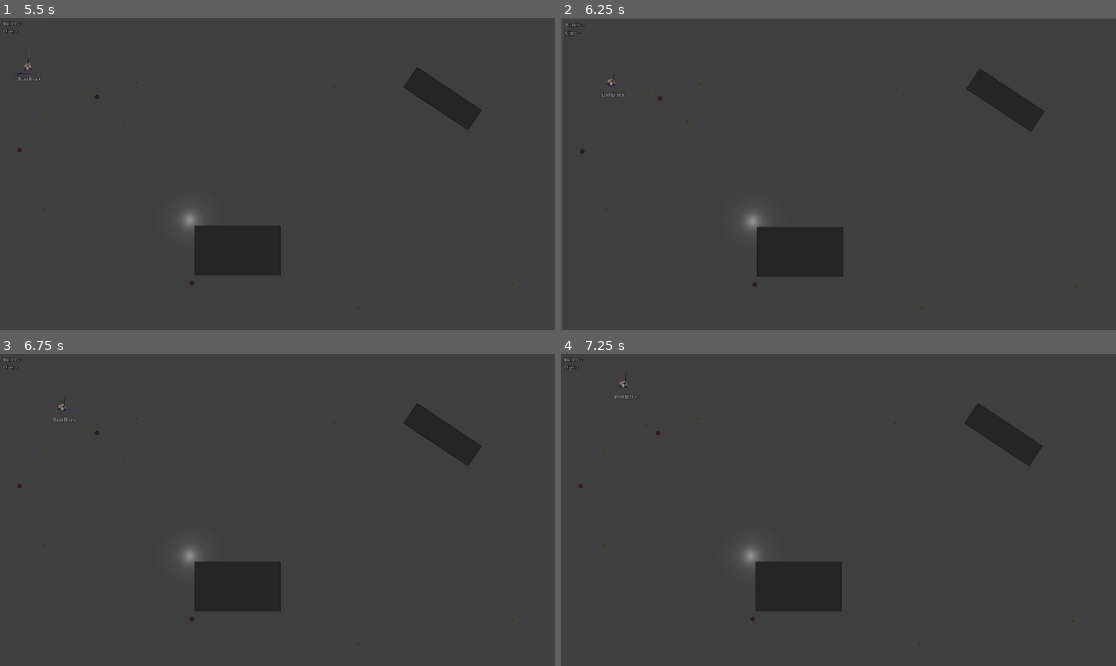
Above: before the commit, frames 1-4 (two rows, left to right).
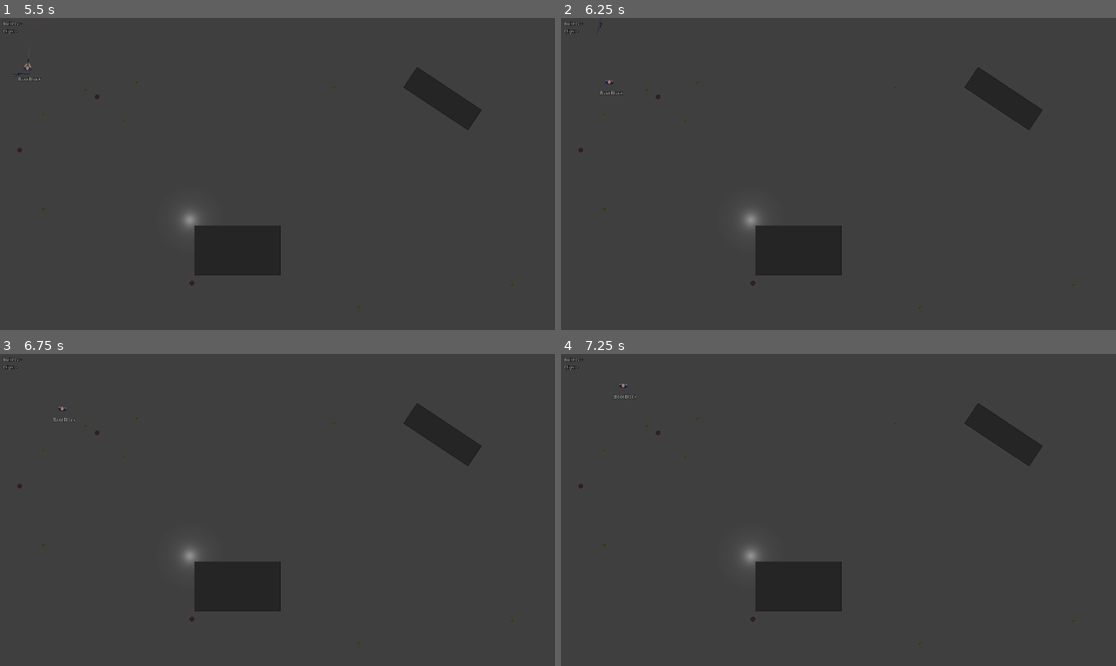
Above: after the commit, the same moments.

Repository: BootBlock/GD-Topdown
Game: Godot game, scene res://Stages/Main.tscn
Two runs of this game, one before a commit and one after it. Both use one fixed random seed, a clock stepped at 60 frames per second and the inputs below. Sound files missing from this copy of the repository are replaced by a short silence.
Inputs:
- Up to frame 1 (5.5 s): tap Enter at 0.5 s; hold D (move_right) 0.53-1.28 s; tap Space (primary_attack) at 0.6, 1.25, 1.55, 2.3, 3.05, 3.8, 4.35, 5.3 s; hold S (move_down) 1.28-2.03 s; tap Down (aim_down) at 1.35 s; hold D (move_right) 2.03-2.78 s; tap Left (aim_left) at 2.1 s; hold W (move_up) 2.78-3.53 s; tap Right (aim_right) at 2.85 s; hold A (move_left) 3.53-5.03 s; tap Up (aim_up) at 3.6 s; tap R (reload) at 4.15 s; tap F11 (fullscreen_toggle, bound only after the commit) at 4.9 s; hold S (move_down) from 5.03 s (still down); tap Ctrl (secondary_attack) at 5.1 s
- Up to frame 2 (6.25 s): release S (move_down) at 5.78 s; hold D (move_right) from 5.78 s (still down); tap E (switch_item_next) at 5.85 s; tap Space (primary_attack) at 6.05 s
- Up to frame 3 (6.75 s): release D (move_right) at 6.53 s; hold W (move_up) from 6.53 s (still down); tap Q (switch_item_prev) at 6.6 s
- Up to frame 4 (7.25 s): keep holding W (move_up); tap Space (primary_attack) at 6.8 s

Frame 1 is identical in both runs. In frame 2, 0.5% of the frame differs, in the area x 0-94%, y 0-94%; in frame 3, less than 0.1%; in frame 4, less than 0.1%.

Commit message:
Add item throwing
Added: Item throwing,
Other: Eliminated all debugger errors and warnings.

Diff:
--- a/Items/Environment/EnvironmentItem.gd
+++ b/Items/Environment/EnvironmentItem.gd
@@ -18,13 +18,13 @@
 ## The item needs to become destroyed.
 signal destroying()
 
-# Called when the node enters the scene tree for the first time.
-func _ready() -> void:
-	pass # Replace with function body.
+## Called when the node enters the scene tree for the first time.
+#func _ready() -> void:
+#	pass # Replace with function body.
 
-# Called every frame. 'delta' is the elapsed time since the previous frame.
-func _process(delta: float) -> void:
-	pass
+## Called every frame. 'delta' is the elapsed time since the previous frame.
+#func _process(delta: float) -> void:
+#	pass
 
 func hit(value: int) -> void:
 	self.health -= value
--- a/Items/Environment/ExplosiveBarrel/ExplosiveBarrel.gd
+++ b/Items/Environment/ExplosiveBarrel/ExplosiveBarrel.gd
@@ -7,7 +7,7 @@
 @onready var animation_player: AnimationPlayer = $AnimationPlayer
 
 # The barrel has been hit.
-func _on_got_hit(damage) -> void:
+func _on_got_hit(_damage) -> void:
 	self.animation_player.play("hit")
 
 # The barrel has received the signal to be destroyed.
--- a/Items/Item.gd
+++ b/Items/Item.gd
@@ -1,20 +1,74 @@
 class_name Item extends Node2D
 
-## If true, debug information relating to the Item will be printed to the output if debug() is used.
+## The item has been thrown by the specified Player.
+signal item_thrown(player: Player)
+
+## If true, debug information relating to the Item will be printed to the output if debug() is called.
 @export var debug_output := false
+
+## The image that represents the item within the world or displayed in the HUD.
+@export var world_image: Texture2D
 
 ## Determines the stance the item places the player into.
 @export var stance: Player.stances
+
+@onready var pickup_scene = preload("res://Items/Pickups/Pickup.tscn")
+
+## Gets the Player that owns this instance.
+var player: Player
 
 # Called when the node enters the scene tree for the first time.
 func _ready() -> void:
 	pass # Replace with function body.
 
 # Called every frame. 'delta' is the elapsed time since the previous frame.
-func _process(delta: float) -> void:
+func _process(_delta: float) -> void:
 	pass
+
+## Drops the item to the ground.
+func drop() -> void:
+	print("Item.drop()")
+
+## Throws the item.
+func throw() -> void:
+	print("Item.throw()")
+	var pickup = self._create_pickup_for_item()
+
+	# Add the player to the ignore list so they don't pick the pickup up (!) as it's being dropped.
+	pickup.ignore_player = self.player
+
+	# Add the new pickup to the current stage.
+	GameState.main_scene.current_stage.add_child(pickup)
+
+	# Pickup node needs to have been added to the scene for the sprite property to be available so we can update it.
+	pickup.sprite.texture = self.world_image
+
+	# Throw the item in the player's direction and add a bit of random rotation to it.
+	pickup.apply_central_impulse(Vector2.RIGHT.rotated(self.player.rotation).normalized() * 1000)
+	pickup.angular_velocity = randi_range(1, 12)
+
+	self.player.remove_active_item()
+
+	# Notify any subscribers that the item has just been thrown.
+	self.item_thrown.emit(self.player)
+
+	# Wait for 300ms before allowing the player to pick the item back up (prevents insta-pickup upon a throw).
+	get_tree().create_timer(0.3).timeout.connect(func(): pickup.ignore_player = null)
+
+## Repackage an existing item into a Pickup that can be dropped on the battlefield and picked up another time.
+func _create_pickup_for_item() -> Pickup:
+	var pickup = self.pickup_scene.instantiate() as Pickup
+
+	pickup.item = self
+	pickup.position = self.player.position
+
+	return pickup
 
 ## Prints debugging information to the output if debug_output is set to true; otherwise, output is suppressed.
 func debug(data) -> void:
 	if self.debug_output:
 		print(str(data))
+
+
+func _on_cleared_ignored_player_timer_timeout() -> void:
+	print("CLEARED!")
--- a/Items/Pickups/Pickup.gd
+++ b/Items/Pickups/Pickup.gd
@@ -1,27 +1,48 @@
 # Pickup.gd
-class_name Pickup extends Node2D
+class_name Pickup extends RigidBody2D
 
 # Can't get the Item class to work, so using a PackedScene for now.
 ## The backing Item that the pickup represents; when obtained, this is what the Player will be given.
-@export var item: PackedScene
+@export var item_packedscene: PackedScene
+
+## Only works via code (e.g. creating a new instance of a Pickup from an existing Item).
+@export var item: Item
 
 ## The sound effect to play when the item is picked up.
 @export var pickup_sound: AudioStream
 
+## Don't allow pick-up by this player; used when dropping an item on the
+## ground so that the player doesn't immediately pick it up again.
+## The Player is then removed on a short timer so they can eventually pick the item up again.
+var ignore_player: Player
+
+var sprite: Sprite2D
+
 # Called when the node enters the scene tree for the first time.
 func _ready() -> void:
+	self.sprite = self.get_node("Sprite2D")
 	pass # Replace with function body.
 
-# Called every frame. 'delta' is the elapsed time since the previous frame.
-func _process(_delta: float) -> void:
-	pass
+## Called every frame. 'delta' is the elapsed time since the previous frame.
+#func _process(_delta: float) -> void:
+#	pass
 
 # Someone ran over the pickup.
 func _on_pickup_area_2d_area_entered(area: Area2D) -> void:
 	print(area.owner.name + " ran over the pickup.")
 
-	if area.owner is Player:
-		area.owner.give(self)
+	if not area.owner is Player:
+		return
+
+	# Typically used to prevent a Player from picking up an item that they're in the process of throwing.
+	if self.ignore_player == area.owner:
+		return
+
+	area.owner.give(self)
+
+	# Prevent the player from being unable to walk over the pickup.
+	if !self.get_collision_exceptions().has(area.owner):					# Surely layers/masks can do this? Can't seem to get it working, if so!
+		self.add_collision_exception_with(area.owner)
 
 	var tween = get_tree().create_tween()
 	tween.tween_property($Sprite2D, "modulate:a", 0.0, 0.5).set_ease(Tween.EASE_OUT)
--- a/Items/Pickups/Pickup.tscn
+++ b/Items/Pickups/Pickup.tscn
@@ -1,20 +1,38 @@
-[gd_scene load_steps=3 format=3 uid="uid://cgnmnbh5kq1b0"]
+[gd_scene load_steps=5 format=3 uid="uid://cgnmnbh5kq1b0"]
 
 [ext_resource type="Script" path="res://Items/Pickups/Pickup.gd" id="1_3k4pd"]
+
+[sub_resource type="PhysicsMaterial" id="PhysicsMaterial_xjxsd"]
+rough = true
+bounce = 0.25
+
+[sub_resource type="RectangleShape2D" id="RectangleShape2D_xju4n"]
+size = Vector2(59, 13)
 
 [sub_resource type="RectangleShape2D" id="RectangleShape2D_xjrct"]
 size = Vector2(61, 15)
 
-[node name="Pickup" type="Node2D"]
+[node name="Pickup" type="RigidBody2D"]
+collision_layer = 32
+collision_mask = 8
+mass = 0.25
+physics_material_override = SubResource("PhysicsMaterial_xjxsd")
+linear_damp = 3.5
+angular_damp = 0.9
 script = ExtResource("1_3k4pd")
 
 [node name="Sprite2D" type="Sprite2D" parent="."]
+
+[node name="RigidBodyCollisionShape2D" type="CollisionShape2D" parent="."]
+position = Vector2(0.5, 1.5)
+shape = SubResource("RectangleShape2D_xju4n")
+debug_color = Color(0.701961, 0.690196, 0, 0.419608)
 
 [node name="PickupArea2D" type="Area2D" parent="."]
 collision_layer = 32
 collision_mask = 3
 
-[node name="CollisionShape2D" type="CollisionShape2D" parent="PickupArea2D"]
+[node name="PickupAreaCollisionShape2D" type="CollisionShape2D" parent="PickupArea2D"]
 position = Vector2(0.5, 1.5)
 shape = SubResource("RectangleShape2D_xjrct")
 
--- a/Items/Weapons/Explosives/Landmine/Landmine.gd
+++ b/Items/Weapons/Explosives/Landmine/Landmine.gd
@@ -25,9 +25,9 @@
 func _ready() -> void:
 	self.active_indicator_timer.start()
 
-# Called every frame. 'delta' is the elapsed time since the previous frame.
-func _process(delta: float) -> void:
-	pass
+## Called every frame. 'delta' is the elapsed time since the previous frame.
+#func _process(delta: float) -> void:
+#	pass
 
 # Something triggered the landmine!
 func _on_area_2d_area_entered(area: Area2D) -> void:
--- a/Items/Weapons/Gun.gd
+++ b/Items/Weapons/Gun.gd
@@ -52,9 +52,6 @@
 
 ## The sound effect to play when the gun is empty; that is, no remaining clips or bullets.
 @export var empty_sound: AudioStream
-
-## The player that is holding the gun.
-var player: Player
 
 ## The total number of remaining clips.
 var remaining_clips: int = 1
@@ -98,9 +95,9 @@
 
 			var collider = self.raycast.get_collider()#.owner
 			if collider:
-				var origin = self.raycast.global_transform.origin
+				#var origin = self.raycast.global_transform.origin
 				var collision_point = self.raycast.get_collision_point()
-				var distance = origin.distance_to(collision_point)
+				#var distance = origin.distance_to(collision_point)
 
 				# Inverse square law: make the shot less precise the further away the (potential) hit target
 #				var energy = 1.0 / (1.0 + 25.0 * distance * distance)
--- a/Items/Weapons/Projectiles/Pistol/Pistol.gd
+++ b/Items/Weapons/Projectiles/Pistol/Pistol.gd
@@ -11,3 +11,5 @@
 		self.fire_primary()
 	elif Input.is_action_just_pressed("reload"):
 		self.reload()
+	elif Input.is_action_just_pressed("throw"):
+		self.throw()
--- a/Items/Weapons/Projectiles/Pistol/Pistol.tscn
+++ b/Items/Weapons/Projectiles/Pistol/Pistol.tscn
@@ -6,6 +6,7 @@
 [ext_resource type="AudioStream" uid="uid://bkwwn08wc0h12" path="res://Sounds/Weapons/Pistol/PistolSilencedShot.ogg" id="3_q8kpf"]
 [ext_resource type="AudioStream" uid="uid://dnprddacqgocb" path="res://Sounds/Weapons/Pistol/PistolReload.ogg" id="4_t1r13"]
 [ext_resource type="AudioStream" uid="uid://ddjnuxwmy8t2b" path="res://Sounds/Weapons/Pistol/PistolEmptyClick.ogg" id="5_rgemk"]
+[ext_resource type="Texture2D" uid="uid://ygjkymgc2u42" path="res://Items/Weapons/Projectiles/Pistol/Pistol-Icon.png" id="6_dm2lk"]
 
 [node name="Pistol" instance=ExtResource("1_vwrly")]
 script = ExtResource("1_75xia")
@@ -15,6 +16,7 @@
 primary_fire_sound = ExtResource("3_q8kpf")
 reload_sound = ExtResource("4_t1r13")
 empty_sound = ExtResource("5_rgemk")
+world_image = ExtResource("6_dm2lk")
 stance = 1
 
 [node name="Sprite2D" parent="." index="0"]
--- a/Items/Weapons/Projectiles/Pistol/PistolPickup.tscn
+++ b/Items/Weapons/Projectiles/Pistol/PistolPickup.tscn
@@ -6,7 +6,7 @@
 [ext_resource type="AudioStream" uid="uid://dnprddacqgocb" path="res://Sounds/Weapons/Pistol/PistolReload.ogg" id="2_vlxm0"]
 
 [node name="PistolPickup" instance=ExtResource("1_et6cp")]
-item = ExtResource("2_qa60i")
+item_packedscene = ExtResource("2_qa60i")
 pickup_sound = ExtResource("2_vlxm0")
 
 [node name="Sprite2D" parent="." index="0"]
--- a/Items/Weapons/Projectiles/SniperRifle/SniperRifle.gd
+++ b/Items/Weapons/Projectiles/SniperRifle/SniperRifle.gd
@@ -11,3 +11,5 @@
 		self.fire_primary()
 	elif Input.is_action_just_pressed("reload"):
 		self.reload()
+	elif Input.is_action_just_pressed("throw"):
+		self.throw()
--- a/Items/Weapons/Projectiles/SniperRifle/SniperRifle.tscn
+++ b/Items/Weapons/Projectiles/SniperRifle/SniperRifle.tscn
@@ -6,6 +6,7 @@
 [ext_resource type="AudioStream" uid="uid://futtx3coj5y0" path="res://Sounds/Weapons/Rifle/RifleShot.ogg" id="3_oj5oy"]
 [ext_resource type="AudioStream" uid="uid://rxisdxxtj8hg" path="res://Sounds/Weapons/Rifle/RifleReload.ogg" id="4_yrnmv"]
 [ext_resource type="AudioStream" uid="uid://b7uagdmhifma" path="res://Sounds/Weapons/Rifle/RifleEmpty.ogg" id="5_06xbs"]
+[ext_resource type="Texture2D" uid="uid://c6mm35hf07u0l" path="res://Items/Weapons/Projectiles/SniperRifle/SniperRifle-Icon.png" id="6_48wkt"]
 
 [node name="SniperRifle" instance=ExtResource("1_m24yb")]
 position = Vector2(-29, 5)
@@ -19,6 +20,7 @@
 primary_fire_sound = ExtResource("3_oj5oy")
 reload_sound = ExtResource("4_yrnmv")
 empty_sound = ExtResource("5_06xbs")
+world_image = ExtResource("6_48wkt")
 stance = 2
 
 [node name="Sprite2D" parent="." index="0"]
--- a/Items/Weapons/Projectiles/SniperRifle/SniperRiflePickup.tscn
+++ b/Items/Weapons/Projectiles/SniperRifle/SniperRiflePickup.tscn
@@ -6,11 +6,8 @@
 [ext_resource type="AudioStream" uid="uid://rxisdxxtj8hg" path="res://Sounds/Weapons/Rifle/RifleReload.ogg" id="3_apkfv"]
 
 [node name="SniperRiflePickup" instance=ExtResource("1_xh838")]
-item = ExtResource("2_gojo8")
+item_packedscene = ExtResource("2_gojo8")
 pickup_sound = ExtResource("3_apkfv")
 
 [node name="Sprite2D" parent="." index="0"]
 texture = ExtResource("2_vaw0r")
-
-[node name="CollisionShape2D" parent="PickupArea2D" index="0"]
-position = Vector2(0.5, -0.5)
--- a/Items/Weapons/Utility/Flare/Flare.gd
+++ b/Items/Weapons/Utility/Flare/Flare.gd
@@ -17,7 +17,7 @@
 	self.timer.start()
 
 # Called every frame. 'delta' is the elapsed time since the previous frame.
-func _process(delta: float) -> void:
+func _process(_delta: float) -> void:
 	self.sprite.rotation = 0					# Prevent the lens flare from rotating - except it doesn't work
 	self.lens_flare_sprite.rotation = 0			# ...
 
--- a/Players/Name.gd
+++ b/Players/Name.gd
@@ -8,5 +8,5 @@
 	pass # Replace with function body.
 
 # Called every frame. 'delta' is the elapsed time since the previous frame.
-func _process(delta: float) -> void:
+func _process(_delta: float) -> void:
 	self.global_rotation = 0
--- a/Players/Player.gd
+++ b/Players/Player.gd
@@ -6,7 +6,7 @@
 enum stances { none, pistol, rifle }
 
 @export var info: PlayerInfo
-@export var speed = 80
+@export var speed := 80
 
 @onready var stance_idle: Texture2D = preload("res://Players/Player-01-Idle.png")
 @onready var stance_pistol: Texture2D = preload("res://Players/Player-01-PistolStance.png")
@@ -22,23 +22,29 @@
 @onready var aim_line_timer: Timer = $AimLineTimerFadeout
 @onready var animation_player: AnimationPlayer = $AnimationPlayer
 
-var aim_line_is_fading: bool = false
+var items: Array[Item] = []
+var active_item: Item
+
+var aim_line_is_fading := false
 
 # Called when the node enters the scene tree for the first time.
 func _ready() -> void:
-
 	pass # Replace with function body.
 
 func _physics_process(delta: float) -> void:
 	self._process_input(delta)
 	self.move_and_slide()
 
-func _process_input(delta: float) -> void:
+func _process_input(_delta: float) -> void:
 	# Item selection
 	if Input.is_action_just_pressed("switch_item_next"):
 		pass
 	elif Input.is_action_just_pressed("switch_item_prev"):
 		pass
+	elif Input.is_action_just_pressed("throw"):
+		self.throw_item()
+#	elif Input.is_action_just_pressed("drop_item"):
+#		self.drop_item()
 
 	var move_dir = Vector2(Input.get_axis("move_left", "move_right"), Input.get_axis("move_up", "move_down"))
 	var aim_dir = Vector2(Input.get_axis("aim_left", "aim_right"), Input.get_axis("aim_up", "aim_down"))
@@ -82,12 +88,12 @@
 
 ## Gives an item to the player.
 func give(pickup: Pickup) -> bool:
-	if pickup.item == null:
-		print("Player got a pick-up but it didn't have an Item property set.")
+	if pickup.item == null and pickup.item_packedscene == null:
+		print("Player got a pick-up but it didn't have an item/item_packedscene property set.")
 		return false
 
-	# Pickup.item is a PackedScene, so instantiate it before using.
-	var pickup_item = pickup.item.instantiate()
+	var pickup_item = pickup.item if pickup.item != null else pickup.item_packedscene.instantiate()
+	#pickup_item.player = self
 
 	if pickup_item is Gun:
 		print("PLAYER GOT GUN: " + pickup_item.name)
@@ -104,10 +110,32 @@
 	else:
 		print("PLAYER GOT UNKNOWN ITEM: " + pickup_item.name)
 
+	# Add the item to the player's "inventory".
+	self.items.append(pickup_item)
+
+	pickup_item.player = self
+	self.active_item = pickup_item
+
 	return true
 
+## Removes the item the Player currently has active. Typically used when throwing an item.
+func remove_active_item() -> void:
+	self.items.erase(self.active_item)
+	self.active_item = null
+
+	Utility.free_children(self.weapon_attachment)
+	self._set_stance(Player.stances.none)
+
+## Not really implemented, and may be removed in favour of throw_item().
+func drop_item() -> void:
+	if self.active_item:
+		self.active_item.drop()
+
+func throw_item() -> void:
+	if self.active_item:
+		self.active_item.throw()
+
 func _set_stance(stance: stances) -> void:
-
 	# TODO: Player.tscn really should have a proper weapon attachment point system
 	#		rather than just offsetting the weapon position and changing the player sprite.
 
--- a/Stages/Main.gd
+++ b/Stages/Main.gd
@@ -5,7 +5,7 @@
 ## A new player has joined the game.
 signal new_player(player: Player)
 
-@onready var world_environment = $WorldEnvironment
+#@onready var world_environment = $WorldEnvironment
 @onready var stage001_scene = preload("res://Stages/Stage001/Stage001.tscn")
 @onready var player_scene = preload("res://Players/Player.tscn")
 
@@ -36,7 +36,7 @@
 	# Fullscreen logic is contained within Configuration as Alt+Enter can also invoke it.
 	# VSync logic is contained within Configuration.
 
-func _process(delta: float) -> void:
+func _process(_delta: float) -> void:
 	if Input.is_action_just_released("fullscreen_toggle"):
 		if !Config.FullscreenMode == Config.fullscreen_mode.Windowed:
 			Config.FullscreenMode = Config.fullscreen_mode.Windowed
@@ -44,7 +44,7 @@
 			Config.FullscreenMode = Config.fullscreen_mode.Fullscreen
 
 ## Returns the very first available player spawn location within the current stage, if found; otherwise, returns null.
-func _get_next_spawn_position(remove_spawn_node: bool = true) -> Node2D:
+func _get_next_spawn_position(_remove_spawn_node: bool = true) -> Node2D:
 	var potential_spawners = self.current_stage.get_node("PlayerSpawners")
 	var spawners = potential_spawners.get_children()
 
@@ -58,29 +58,29 @@
 	return spawner
 
 ################################################################################ Events
-func _on_config_bloom_level_changed(value: Config.quantity) -> void:
+func _on_config_bloom_level_changed(_value: Config.quantity) -> void:
 	self._update_bloom()
 
 ################################################################################ Methods
 func _update_bloom() -> void:
 	return
-	var bloom_strength = 1.0	# These equate to Medium, so no need for a case match below.
-	var bloom_bloom = 0.4
-
-	match Config.BloomLevel:
-		Config.quantity.Low:
-			bloom_bloom = 0.15
-
-		Config.quantity.High:
-			bloom_bloom = 0.8
-
-		Config.quantity.Ultra:
-			bloom_bloom = 1.2
-
-		Config.quantity.Stewpid:
-			bloom_bloom = 1
-			bloom_strength = 1.5
-
-	self.world_environment.set_indexed("environment:glow_bloom", bloom_bloom)
-	self.world_environment.set_indexed("environment:glow_strength", bloom_strength)
-	self.world_environment.set_indexed("environment:glow_enabled", Config.BloomLevel != Config.quantity.None)
+#	var bloom_strength = 1.0	# These equate to Medium, so no need for a case match below.
+#	var bloom_bloom = 0.4
+#
+#	match Config.BloomLevel:
+#		Config.quantity.Low:
+#			bloom_bloom = 0.15
+#
+#		Config.quantity.High:
+#			bloom_bloom = 0.8
+#
+#		Config.quantity.Ultra:
+#			bloom_bloom = 1.2
+#
+#		Config.quantity.Stewpid:
+#			bloom_bloom = 1
+#			bloom_strength = 1.5
+#
+#	self.world_environment.set_indexed("environment:glow_bloom", bloom_bloom)
+#	self.world_environment.set_indexed("environment:glow_strength", bloom_strength)
+#	self.world_environment.set_indexed("environment:glow_enabled", Config.BloomLevel != Config.quantity.None)
--- a/Stages/Stage001/Stage001.gd
+++ b/Stages/Stage001/Stage001.gd
@@ -2,9 +2,9 @@
 extends Node2D
 
 # Called when the node enters the scene tree for the first time.
-func _ready() -> void:
-	pass # Replace with function body.
+#func _ready() -> void:
+#	pass # Replace with function body.
 
 # Called every frame. 'delta' is the elapsed time since the previous frame.
-func _process(delta: float) -> void:
-	pass
+#func _process(delta: float) -> void:
+#	pass
--- a/Stages/Stage001/Stage001.tscn
+++ b/Stages/Stage001/Stage001.tscn
@@ -118,6 +118,18 @@
 
 [node name="PistolPickup" parent="." instance=ExtResource("8_156f8")]
 position = Vector2(247, 77)
+collision_layer = 1
+collision_mask = 1
+mass = 1.0
+physics_material_override = null
+linear_damp = 0.0
+angular_damp = 0.0
 
 [node name="SniperRiflePickup" parent="." instance=ExtResource("9_qb0yk")]
 position = Vector2(73, 197)
+collision_layer = 1
+collision_mask = 1
+mass = 1.0
+physics_material_override = null
+linear_damp = 0.0
+angular_damp = 0.0
--- a/System/Messages.gd
+++ b/System/Messages.gd
@@ -42,7 +42,7 @@
 
 	return false
 
-func event_is_action_pressed(event: InputEvent, action: StringName) -> bool:
+func event_is_action_pressed(_event: InputEvent, action: StringName) -> bool:
 	if focused:
 		return Input.is_action_pressed(action)
 
--- a/System/ScreenShake.gd
+++ b/System/ScreenShake.gd
@@ -6,8 +6,8 @@
 
 @onready var parent_camera: Camera2D = self.get_parent()
 
-var amplitude: float = 0
-var priority = 0
+var current_amplitude: float = 0
+var current_priority = 0
 
 ## Starts a new shake effect.
 ##
@@ -15,9 +15,9 @@
 ## frequency: How fast the shake moves.
 ## amplitude: The amount of shake.
 func start(duration: float = 0.2, frequency: float = 15, amplitude := 16, priority = 0) -> void:
-	if priority >= self.priority:
-		self.priority = priority
-		self.amplitude = amplitude
+	if priority >= self.current_priority:
+		self.current_priority = priority
+		self.current_amplitude = amplitude
 
 		$DurationTimer.wait_time = duration
 		$FrequencyTimer.wait_time = 1 / frequency
@@ -27,7 +27,7 @@
 		self._new_shake()
 
 func _new_shake() -> void:
-	var rand = Vector2(randf_range(-amplitude, amplitude), randf_range(-amplitude, amplitude))
+	var rand = Vector2(randf_range(-self.current_amplitude, self.current_amplitude), randf_range(-self.current_amplitude, self.current_amplitude))
 
 	var tween = get_tree().create_tween()
 	tween.tween_property(self.parent_camera, "offset", rand, $FrequencyTimer.wait_time).from(self.parent_camera.offset).set_trans(self.TRANSITION).set_ease(self.EASE)
@@ -37,7 +37,7 @@
 	var tween = get_tree().create_tween()
 	tween.tween_property(self.parent_camera, "offset", Vector2.ZERO, $FrequencyTimer.wait_time).from(self.parent_camera.offset).set_trans(self.TRANSITION).set_ease(self.EASE)
 #	self.shake_tween.play()
-	self.priority = 0
+	self.current_priority = 0
 
 func _on_frequency_timer_timeout() -> void:
 	self._new_shake()
--- a/project.godot
+++ b/project.godot
@@ -110,6 +110,17 @@
 , Object(InputEventJoypadButton,"resource_local_to_scene":false,"resource_name":"","device":-1,"button_index":2,"pressure":0.0,"pressed":true,"script":null)
 ]
 }
+throw={
+"deadzone": 0.15,
+"events": [Object(InputEventKey,"resource_local_to_scene":false,"resource_name":"","device":-1,"window_id":0,"alt_pressed":false,"shift_pressed":false,"ctrl_pressed":false,"meta_pressed":false,"pressed":false,"keycode":0,"physical_keycode":69,"key_label":0,"unicode":101,"echo":false,"script":null)
+, Object(InputEventJoypadButton,"resource_local_to_scene":false,"resource_name":"","device":-1,"button_index":11,"pressure":0.0,"pressed":true,"script":null)
+]
+}
+fullscreen_toggle={
+"deadzone": 0.5,
+"events": [Object(InputEventKey,"resource_local_to_scene":false,"resource_name":"","device":-1,"window_id":0,"alt_pressed":false,"shift_pressed":false,"ctrl_pressed":false,"meta_pressed":false,"pressed":false,"keycode":0,"physical_keycode":4194342,"key_label":0,"unicode":0,"echo":false,"script":null)
+]
+}
 
 [layer_names]
 
Not shown: 1 places in Items/Weapons/Projectiles/Pistol/Pistol.tscn that only renumber resources
Not shown: 1 places in Items/Weapons/Projectiles/SniperRifle/SniperRifle.tscn that only renumber resources
Not shown, added: Sounds/Weapons/Pistol/PistolDrop.ogg.import
Not shown, added: Sounds/Weapons/Rifle/RifleDrop.ogg.import
Not shown, added: Sounds/Weapons/Pistol/PistolDrop.ogg
Not shown, added: Sounds/Weapons/Rifle/RifleDrop.ogg
